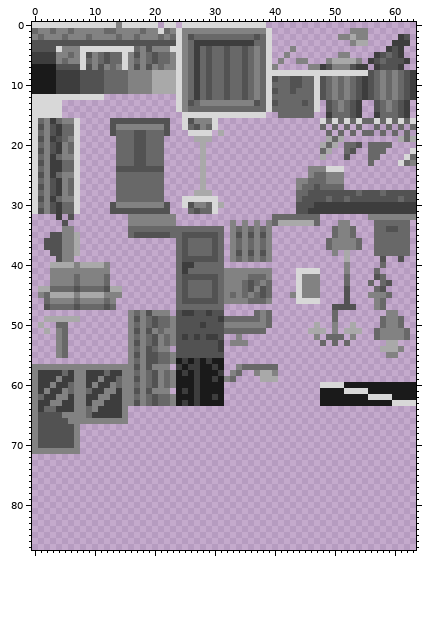
Pixel-art file, stored at resource/graphics/city_tileset.aseprite. Above, as it was before the edit.
64x88 pixels, 1 frame.
New version:
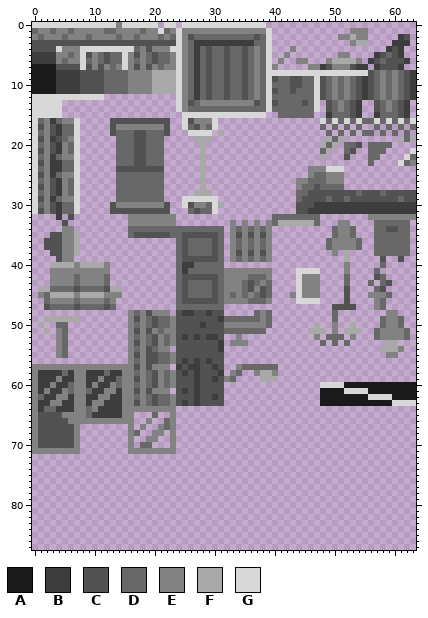
Palette (. is transparent): A #1a1a1a  B #3d3d3d  C #525252  D #686868  E #828282  F #a9a9a9  G #d8d8d8
Edits made:
@@ x 14..33 @@
 55 ..ECECCDDECCCCCCCC..
-56 ..EDECCDDEABABABAA..
-57 EEECECEEE.BABBAABA..
-58 BEEDEDCEDEABABAAAB.E
-59 DEECEDCEDEAAABAABAED
-60 DEEDEDCEDEAAABAAAA..
-61 BEECECEEE.ABABAAAA..
-62 BEEDEDCDDEAAABAABA..
-63 BEECEDCDDEABABAAAA..
-64 BE..................
-65 BE..................
-66 EE..................
-67 ....................
-68 ....................
-69 ....................
-70 ....................
-71 ....................
+56 ..EDECCDDECBCBCBCC..
+57 EEECECEEE.BCBBCCBC..
+58 BEEDEDCEDECBCBCCCB.E
+59 DEECEDCEDECCCBCCBCED
+60 DEEDEDCEDECCCBCCCC..
+61 BEECECEEE.CBCBCCCC..
+62 BEEDEDCDDECCCBCCBC..
+63 BEECEDCDDECBCBCCCC..
+64 BEEEEEEEEE..........
+65 BEE...D..E..........
+66 EEE..E..DE..........
+67 ..E.E..EDE..........
+68 ..ED..EE.E..........
+69 ..E..EE..E..........
+70 ..E.DD...E..........
+71 ..EEEEEEEE..........
 72 ....................
Pixel boxes of the changes (left, top, right, bottom) in both pictures:
changed: (128, 358, 224, 454)
